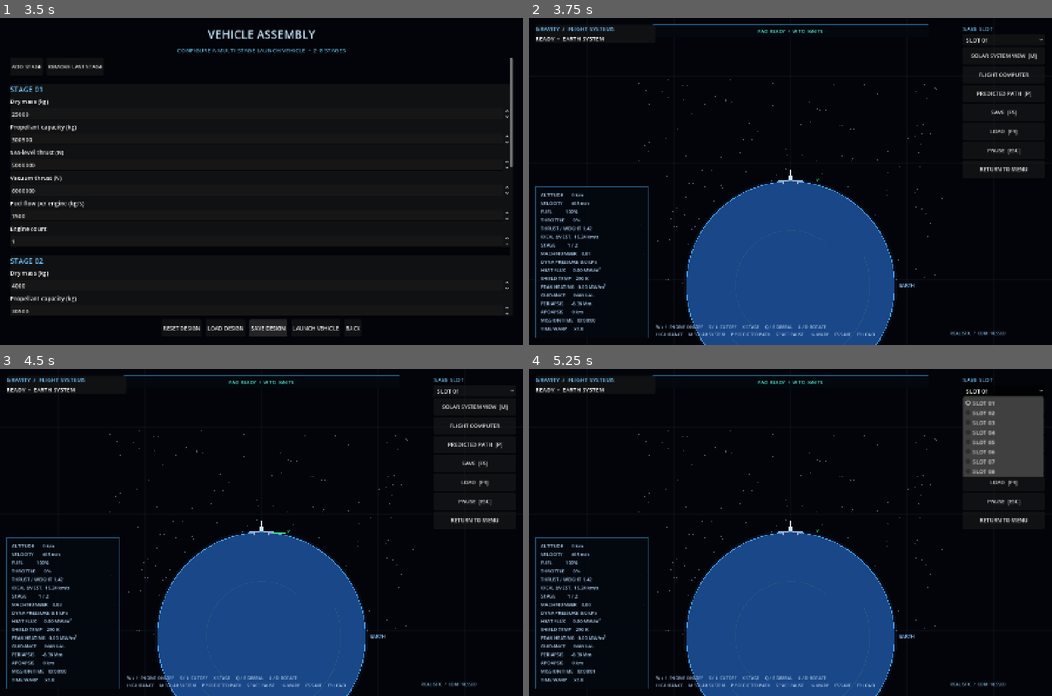
Above: before the commit, frames 1-4 (two rows, left to right).
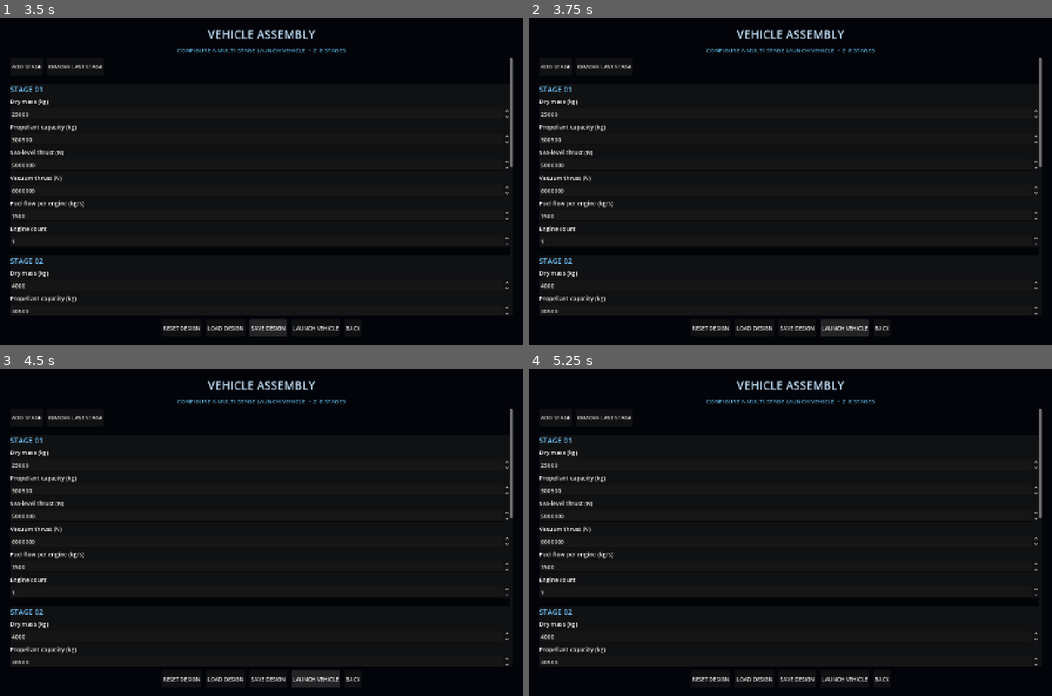
Above: after the commit, the same moments.

Repository: Blagos1195/Gravity-simulator
Game: Godot game, scene res://scenes/main.tscn
Two runs of this game, one before a commit and one after it. Both use one fixed random seed, a clock stepped at 60 frames per second and the inputs below.
Inputs (mouse positions are in pixels of both pictures, inside the frame that each line leads up to):
- Up to frame 1 (3.5 s): click "NEW GAME" at 0.5 s; click "CONTINUE TO ROCKET BUILDER" at 1.25 s; click "LOAD DESIGN" at 2 s; click "SAVE DESIGN" at 2.75 s
- Up to frame 2 (3.75 s): click "LAUNCH VEHICLE" at 3.5 s
- Up to frame 3 (4.5 s): click (313, 679) at 4.25 s, where only the run after the commit has a clickable "LAUNCH VEHICLE"
- Up to frame 4 (5.25 s): click (1004, 391) at 5 s, where only the run before the commit has a clickable "SLOT 01"

Frame 1 is identical in both runs. In frame 2, 22% of the frame differs, in the area x 1-99%, y 1-100%; in frame 3, 22%; in frame 4, 25%.

Commit message:
Strengthen rocket stage thrust validation

Diff:
--- a/Gravity/scripts/rocket_design.gd
+++ b/Gravity/scripts/rocket_design.gd
@@ -129,9 +129,9 @@
 		var burnout_twr := ignition_thrust * engines / maxf(1.0, burnout_mass * G0)
 		if i == 0 and (thrust_to_weight < 1.1 or thrust_to_weight > 2.5):
 			errors.append("First-stage pad TWR must be between 1.10 and 2.50.")
-		elif i > 0 and (thrust_to_weight < 0.08 or thrust_to_weight > 4.0):
-			errors.append("Stage %d ignition TWR must be between 0.08 and 4.00." % (i + 1))
-		if burnout_twr > 9.0:
+		elif i > 0 and (thrust_to_weight < 0.65 or thrust_to_weight > 3.5):
+			errors.append("Stage %d ignition TWR must be between 0.65 and 3.50 to sustain a practical ascent or orbital burn." % (i + 1))
+		if burnout_twr > 8.0:
 			errors.append("Stage %d burnout acceleration is too high; reduce thrust or increase dry mass." % (i + 1))
 	if total_mass > 0.0 and stages.size() >= MIN_STAGES:
 		var delta_v := total_delta_v(design)
